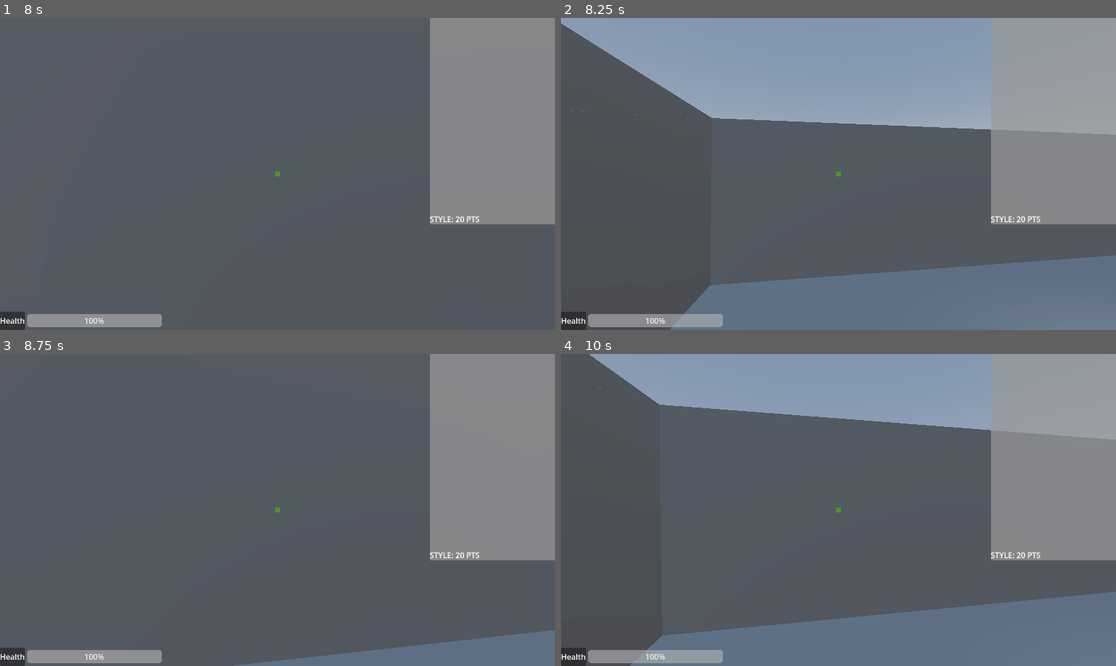
Above: before the commit, frames 1-4 (two rows, left to right).
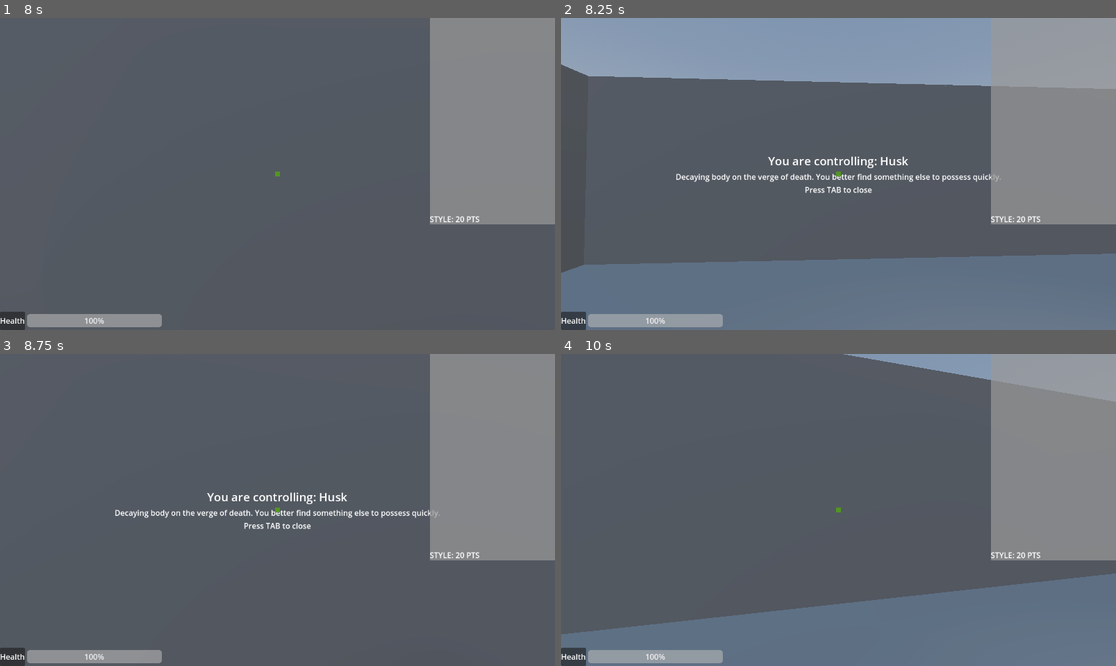
Above: after the commit, the same moments.

Repository: city-high-rider/soulswap
Game: Godot game, scene res://test_level.tscn
Two runs of this game, one before a commit and one after it. Both use one fixed random seed, a clock stepped at 60 frames per second and the inputs below.
Inputs (mouse positions are in pixels of both pictures, inside the frame that each line leads up to):
- Up to frame 1 (8 s): move the mouse to (305, 174) at 0.52 s; hold W (forward) 0.53-5.78 s; tap F (possess) every 2.25 s from 0.6 to 7.35 s; tap Space (jump) at 0.77, 1.52, 3.02, 3.77, 4.52, 6.02, 6.77, 7.52 s; move the mouse to (249, 174) at 1.27 s; click (249, 174) at 1.35 s; tap Enter at 2 s; move the mouse to (288, 167) at 2.02 s; tap Tab (toggle_info) at 2.1, 4.35, 6.6 s; tap R (restart) at 2.75, 4.25, 5.75 s; move the mouse to (271, 180) at 2.77 s; move the mouse to (316, 177) at 3.52 s; press the mouse at (316, 177) at 3.53 s; move the mouse to (233, 170) at 4.27 s; release the mouse at (233, 170) at 4.28 s; move the mouse to (283, 174) at 5.02 s; move the mouse to (255, 167) at 5.77 s; hold D (right) 5.78-6.53 s; click (255, 167) at 5.85 s; move the mouse to (305, 174) at 6.52 s; hold W (forward) from 6.53 s (still down); move the mouse to (249, 174) at 7.27 s
- Up to frame 2 (8.25 s): keep holding W (forward); tap R (restart) at 8 s; move the mouse to (849, 167) at 8.02 s; press the mouse at (849, 167) at 8.03 s
- Up to frame 3 (8.75 s): keep holding W (forward)
- Up to frame 4 (10 s): move the mouse to (832, 516) at 8.77 s; release W (forward) at 8.78 s; release the mouse at (832, 516) at 8.78 s; hold A (left) 8.78-9.53 s; tap Tab (toggle_info) at 8.85 s; tap Space (jump) at 9.02, 9.77 s; tap R (restart) at 9.5 s; move the mouse to (877, 513) at 9.52 s; hold W (forward) from 9.53 s (still down); tap F (possess) at 9.6 s

Frame 1 is identical in both runs. In frame 2, 20% of the frame differs, in the area x 0-100%, y 1-100%; in frame 3, 4.4%; in frame 4, 20%.
Error in both runs: Invalid access to property or key 'ghost_mount' on a base object of type 'Nil'. (res://globals/PlayerInfo.gd:25)

Commit message:
add popups

Diff:
--- /dev/null
+++ b/components/UI/PopupLabel.gd
@@ -0,0 +1,21 @@
+extends MarginContainer
+## This is a popup label that can display some text.
+
+## Reference to the text label
+@onready var label : Label = $Label
+
+## How long until we hide the popup?
+var time_until_hide : float = 0
+
+func _ready() -> void:
+	hide()
+
+func _physics_process(delta: float) -> void:
+	time_until_hide = max(0, time_until_hide - delta)
+	if time_until_hide <= 0:
+		hide()
+
+func show_text(text: String) -> void:
+	show()
+	label.set_text(text)
+	time_until_hide = 4
--- a/ghosts/player_ghost.gd
+++ b/ghosts/player_ghost.gd
@@ -10,6 +10,9 @@
 
 # Reference to the style tab.
 @onready var style_tab : Control = $StyleTab
+
+# Reference to popup label
+@onready var popup = $PopupText
 
 # The amount of style points the player has
 var style_points : int = 20:
--- a/ghosts/player_ghost.tscn
+++ b/ghosts/player_ghost.tscn
@@ -1,10 +1,11 @@
-[gd_scene load_steps=8 format=3 uid="uid://danr4y7gq7sch"]
+[gd_scene load_steps=9 format=3 uid="uid://danr4y7gq7sch"]
 
 [ext_resource type="Script" path="res://ghosts/player_ghost.gd" id="1_8tcsk"]
 [ext_resource type="Script" path="res://ghosts/possession_modifier.gd" id="2_g7o7f"]
 [ext_resource type="PackedScene" uid="uid://gwfv6m72meua" path="res://components/UiScreens/death_screen.tscn" id="2_ovwii"]
 [ext_resource type="Script" path="res://components/UiScreens/death_screen.gd" id="3_sos6l"]
 [ext_resource type="PackedScene" uid="uid://bohbcugaop32e" path="res://components/UI/style_tab.tscn" id="5_eh0bf"]
+[ext_resource type="Script" path="res://components/UI/PopupLabel.gd" id="6_1cmck"]
 
 [sub_resource type="Resource" id="Resource_2k5th"]
 script = ExtResource("2_g7o7f")
@@ -38,4 +39,29 @@
 grow_vertical = 2
 theme_override_styles/panel = SubResource("StyleBoxFlat_gojlh")
 
+[node name="PopupText" type="MarginContainer" parent="."]
+anchors_preset = 7
+anchor_left = 0.5
+anchor_top = 1.0
+anchor_right = 0.5
+anchor_bottom = 1.0
+offset_left = -256.0
+offset_top = -88.0
+offset_right = 257.0
+offset_bottom = -33.0
+grow_horizontal = 2
+grow_vertical = 0
+theme_override_constants/margin_left = 10
+theme_override_constants/margin_top = 10
+theme_override_constants/margin_right = 10
+theme_override_constants/margin_bottom = 10
+script = ExtResource("6_1cmck")
+
+[node name="Panel" type="Panel" parent="PopupText"]
+layout_mode = 2
+
+[node name="Label" type="Label" parent="PopupText"]
+layout_mode = 2
+horizontal_alignment = 1
+
 [connection signal="style_changed" from="." to="StyleTab" method="_on_player_ghost_style_changed"]
--- a/interactive/popup_area.gd
+++ b/interactive/popup_area.gd
@@ -7,5 +7,5 @@
 @export_multiline var message : String = ""
 
 func _on_body_entered(body):
-	if body is Shell:
-		body.UI.popup_text.set_text(message)
+	if body is Shell and "popup" in body.ghost_mount.ghost:
+		body.ghost_mount.ghost.popup.show_text(message)
--- a/test_level.tscn
+++ b/test_level.tscn
@@ -1,10 +1,11 @@
-[gd_scene load_steps=11 format=3 uid="uid://cuna3v5lattg1"]
+[gd_scene load_steps=13 format=3 uid="uid://cuna3v5lattg1"]
 
 [ext_resource type="PackedScene" uid="uid://bw42rj1kwnyl" path="res://shells/Husk.tscn" id="1_cbce8"]
 [ext_resource type="PackedScene" uid="uid://cg16rkn3dhfno" path="res://interactive/trigger_spawner.tscn" id="3_5mhk1"]
 [ext_resource type="PackedScene" uid="uid://bu57v5cln1y64" path="res://interactive/checkpoint.tscn" id="3_l65ao"]
 [ext_resource type="PackedScene" uid="uid://b3cny3iljmcwh" path="res://shells/roller_machinegun.tscn" id="4_4aj81"]
 [ext_resource type="PackedScene" uid="uid://citqaeuav6del" path="res://shells/revenant.tscn" id="5_wc656"]
+[ext_resource type="PackedScene" uid="uid://cht1nvmsvv4nx" path="res://interactive/popup_area.tscn" id="6_ixxqs"]
 
 [sub_resource type="ProceduralSkyMaterial" id="ProceduralSkyMaterial_obdej"]
 sky_horizon_color = Color(0.64625, 0.65575, 0.67075, 1)
@@ -25,6 +26,9 @@
 
 [sub_resource type="BoxShape3D" id="BoxShape3D_20f7g"]
 size = Vector3(3.46477, 1, 3.3348)
+
+[sub_resource type="BoxShape3D" id="BoxShape3D_ldkby"]
+size = Vector3(2.90468, 1, 2.95512)
 
 [node name="test_level" type="Node3D"]
 
@@ -106,7 +110,7 @@
 transform = Transform3D(1, 0, 0, 0, 1, 0, 0, 0, 1, -4.83718, 2.28248, 0)
 
 [node name="Checkpoint" parent="." instance=ExtResource("3_l65ao")]
-transform = Transform3D(1.5, 0, 0, 0, 1.5, 0, 0, 0, 1.5, 0, 1.0764, 4.30618)
+transform = Transform3D(1.5, 0, 0, 0, 1.5, 0, 0, 0, 1.5, 0, 1.0764, 1.08616)
 
 [node name="TriggerSpawner" parent="." instance=ExtResource("3_5mhk1")]
 transform = Transform3D(1, 0, 0, 0, 1, 0, 0, 0, 1, 4.30505, 0.761631, -4.09735)
@@ -120,4 +124,11 @@
 [node name="Shell" parent="." instance=ExtResource("5_wc656")]
 transform = Transform3D(1, 0, 0, 0, 1, 0, 0, 0, 1, -4.42745, 1.48088, 12.0887)
 
+[node name="PopupArea" parent="." instance=ExtResource("6_ixxqs")]
+transform = Transform3D(1, 0, 0, 0, 1, 0, 0, 0, 1, 0, 0.677753, 2.35822)
+message = "Corn"
+
+[node name="CollisionShape3D" type="CollisionShape3D" parent="PopupArea"]
+shape = SubResource("BoxShape3D_ldkby")
+
 [editable path="TriggerSpawner"]
